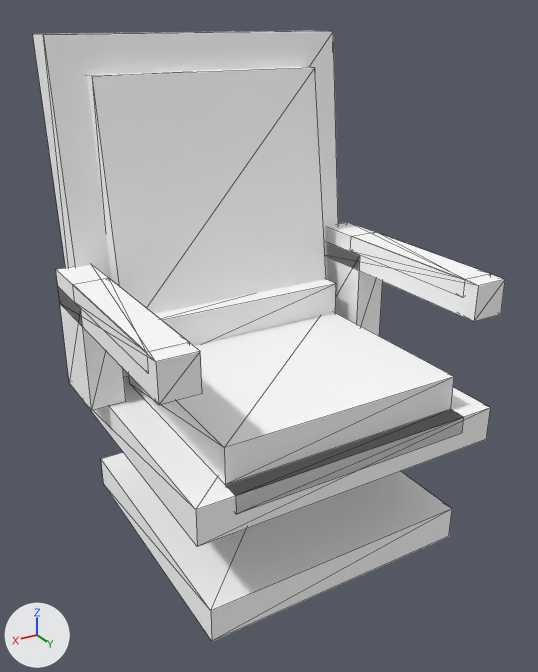
Before and after pictures for a commit that changed the OBJ model src/main/resources/assets/vandorlabs/models/block/pilot_seat_height_2.obj.
Both versions are drawn from a 50 mm lens placed at (1.76, 1.55, 1.81), pointed at (0.52, -0.52, 0.77). The lights are fixed; the arrows at lower left show +X, +Y and +Z. The older version comes first. Mesh edges are drawn as thin lines. Where no turn or scale is listed for an object, it has been applied to the vertices. Vertices at exactly the same position are counted once.

In view in the first picture: 'pilot_seat_height_2'.
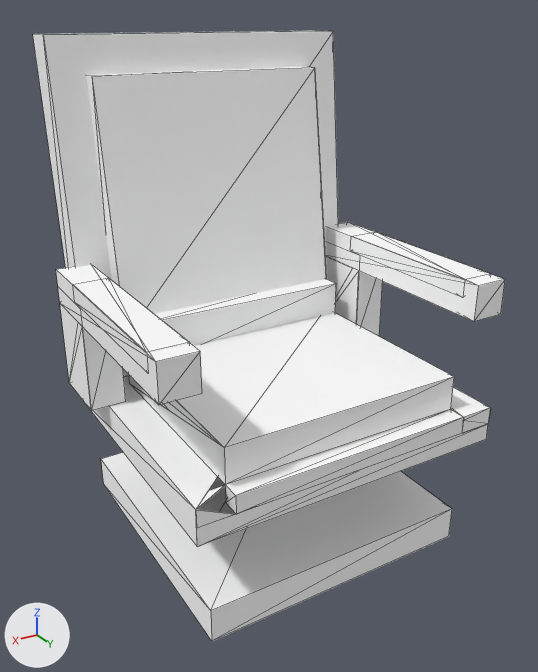
Changed parts and their boxes (x1, y1, x2, y2) in the pictures (538 x 672 px):
part 1 of me_pilot_seat_height_2, cut back
    before: (58, 84, 491, 547)
    after: (60, 84, 491, 547)

Edits to the bpy script that builds the scene:
```text
Change me_pilot_seat_height_2:
    used by ob_pilot_seat_height_2; location = (0.0, 0.0, 0.0)
    remove me_pilot_seat_height_2.from_pydata(...)  # 108 vertices, 168 faces; spans x -0.12..1.12, y -1.12..0.0, z 0.0..1.75
    add me_pilot_seat_height_2.from_pydata(...)  # 143 vertices, 193 faces; spans x -0.12..1.12, y -1.12..0.0, z 0.0..1.75
    me_pilot_seat_height_2 part 1
    21 faces are deleted
    35 vertices are added at x -0.12..1.12, y -1.0..0.0, z 0.5..1.19
    34 new faces join them, mat_frame (its picture is missing)
    12 new faces join them, mat_fabric (its picture is missing)
```
